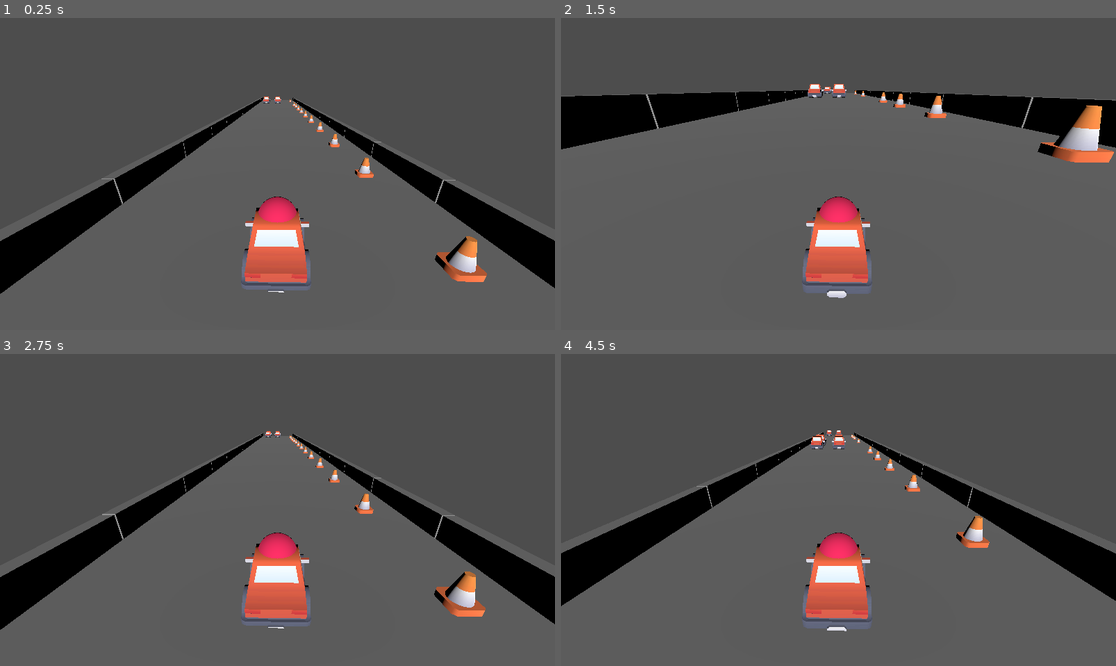
Above: before the commit, frames 1-4 (two rows, left to right).
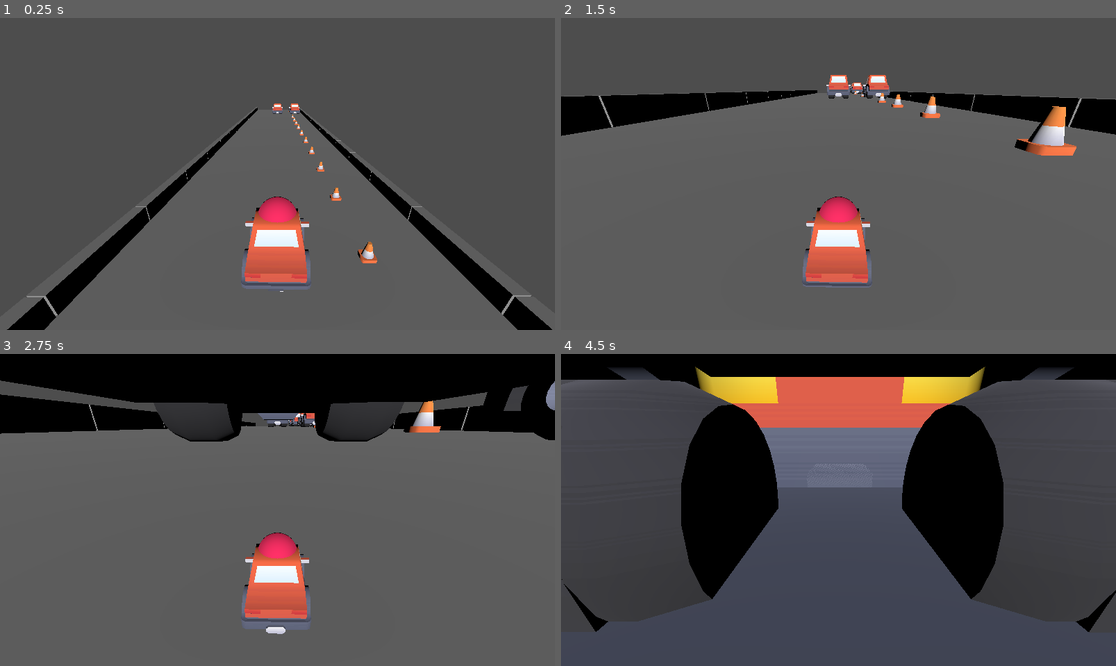
Above: after the commit, the same moments.

Repository: Lojikick/sexy_car_game
Game: Godot game, scene res://scenes/dummy_level.tscn
Two runs of this game, one before a commit and one after it. Both use one fixed random seed, a clock stepped at 60 frames per second and the inputs below. This scene is started directly instead of the project's main scene.
Inputs (mouse positions are in pixels of both pictures, inside the frame that each line leads up to):
- Up to frame 1 (0.25 s): no input
- Up to frame 2 (1.5 s): tap Enter (ui_accept) at 0.5, 0.77 s; move the mouse to (866, 174) at 0.52 s; hold Up (ui_up) from 0.53 s (still down); tap E (switch) at 0.6, 1.35 s; move the mouse to (810, 174) at 1.27 s
- Up to frame 3 (2.75 s): keep holding Up (ui_up); tap Enter (ui_accept) at 1.52 s; move the mouse to (288, 503) at 2.02 s; tap E (switch) at 2.1 s
- Up to frame 4 (4.5 s): keep holding Up (ui_up); move the mouse to (832, 516) at 2.77 s; tap E (switch) at 2.85, 3.6, 4.35 s; tap Enter (ui_accept) at 3.02, 3.77 s; move the mouse to (877, 513) at 3.52 s; move the mouse to (794, 506) at 4.27 s

The runs differ from the first frame. In frame 1, 14% of the frame differs, in the area x 0-100%, y 25-100%; in frame 2, 5.0%; in frame 3, 33%; in frame 4, 73%, in the area x 0-100%, y 0-100%.

Commit message:
Integrated COllision Changes

Diff:
--- a/car_collide.tscn
+++ b/car_collide.tscn
@@ -3,7 +3,7 @@
 [ext_resource type="PackedScene" uid="uid://cuxcx7jbhvet" path="res://assets/kenny_car_assets/sedan.glb" id="1_ip844"]
 
 [sub_resource type="BoxShape3D" id="BoxShape3D_1rqvy"]
-size = Vector3(0.840454, 1, 1.71411)
+size = Vector3(0.840454, 1.21985, 1.71411)
 
 [sub_resource type="BoxShape3D" id="BoxShape3D_0naoy"]
 size = Vector3(1.27673, 1.28247, 0.17041)
@@ -20,11 +20,22 @@
 transform = Transform3D(1, 0, 0, 0, 1, 0, 0, 0, 1, 0.00461817, 0.216101, -0.0262103)
 
 [node name="CollisionShape3D2" type="CollisionShape3D" parent="CharacterBody3D/Wheel Collider"]
-transform = Transform3D(0.170344, 0, 0, 0, 0.308137, 0, 0, 0, 0.308137, 0.865484, -0.00203359, -0.00293469)
+transform = Transform3D(0.295634, 0, 0, 0, 0.308137, 0, 0, 0, 0.308137, 0.865484, -0.0216683, -0.00293469)
 shape = SubResource("BoxShape3D_1rqvy")
 
 [node name="CollisionShape3D" type="CollisionShape3D" parent="CharacterBody3D/Wheel Collider"]
-transform = Transform3D(0.174974, 0, 0, 0, 0.308137, 0, 0, 0, 0.308137, 0.032369, 0, -0.029145)
+transform = Transform3D(0.276083, 0, 0, 0, 0.308137, 0, 0, 0, 0.308137, 0.032369, -0.014237, -0.029145)
+shape = SubResource("BoxShape3D_1rqvy")
+
+[node name="Wheel Collider" type="Area3D" parent="CharacterBody3D/Wheel Collider" groups=["car"]]
+transform = Transform3D(1, 0, 0, 0, 1, 0, 0, 0, 1, 0.00461817, -0.00653562, 1.39831)
+
+[node name="CollisionShape3D2" type="CollisionShape3D" parent="CharacterBody3D/Wheel Collider/Wheel Collider"]
+transform = Transform3D(0.295634, 0, 0, 0, 0.308137, 0, 0, 0, 0.308137, 0.865484, -0.0216683, -0.00293469)
+shape = SubResource("BoxShape3D_1rqvy")
+
+[node name="CollisionShape3D" type="CollisionShape3D" parent="CharacterBody3D/Wheel Collider/Wheel Collider"]
+transform = Transform3D(0.276083, 0, 0, 0, 0.308137, 0, 0, 0, 0.308137, 0.032369, -0.014237, -0.029145)
 shape = SubResource("BoxShape3D_1rqvy")
 
 [node name="Big collider" type="Area3D" parent="CharacterBody3D" groups=["car"]]
--- a/cone_collide.tscn
+++ b/cone_collide.tscn
@@ -11,17 +11,18 @@
 size = Vector3(0.527763, 0.588013, 0.52301)
 
 [node name="Cone" type="CharacterBody3D"]
+transform = Transform3D(1, 0, 0, 0, 1, 0, 0, 0, 1, 0, -0.249181, 0)
 collision_layer = 4
 collision_mask = 4
 
 [node name="Area3D" type="Area3D" parent="." groups=["cone"]]
-transform = Transform3D(1, 0, 0, 0, 1, 0, 0, 0, 1, 0.421648, 0.478221, 0.0710492)
+transform = Transform3D(1.24142, 0, 0, 0, 1.24142, 0, 0, 0, 1.24142, 0.421648, 0.478221, 0.0710492)
+visible = false
 collision_layer = 4
 collision_mask = 4
 
 [node name="MeshInstance3D" type="MeshInstance3D" parent="Area3D"]
 transform = Transform3D(0.10234, 0, 0, 0, 0.60469, 0, 0, 0, 0.670626, -0.0264331, -0.175485, 0.0146409)
-visible = false
 mesh = SubResource("BoxMesh_k173h")
 skeleton = NodePath("../CollisionShape3D")
 
--- a/modules/module_b.tscn
+++ b/modules/module_b.tscn
@@ -11,7 +11,7 @@
 [node name="Ref_Module" parent="." instance=ExtResource("1_7einb")]
 
 [node name="Collidable_Car2" parent="." instance=ExtResource("3_w5484")]
-transform = Transform3D(-6, 0, 0.00219852, 0, 6, 0, -0.00219852, 0, -6, -13.6224, 0, 3.62907)
+transform = Transform3D(-10, 0, 0.00366362, 0, 10, 0, -0.00366362, 0, -10, 0.12122, 0, 3.62907)
 
 [node name="Collidable_Car3" parent="." instance=ExtResource("3_w5484")]
-transform = Transform3D(-6, 0, 0.00219852, 0, 6, 0, -0.00219852, 0, -6, 0.326813, 0, 3.62907)
+transform = Transform3D(-10, 0, 0.00366362, 0, 10, 0, -0.00366362, 0, -10, 22.8787, 0, 3.62907)
--- a/modules/ref_module.tscn
+++ b/modules/ref_module.tscn
@@ -13,7 +13,7 @@
 points = PackedVector3Array(-0.5, -0.5, -0.5, 0.5, 0.5, 0.5, 0.5, -0.5, 0.5, 0.5, 0.5, -0.5, -0.5, 0.5, 0.5, 0.5, -0.5, -0.5, -0.5, -0.5, 0.5, -0.5, 0.5, -0.5)
 
 [node name="Ref_Module" type="Node3D"]
-transform = Transform3D(2.13383, 0, 0, 0, 1, 0, 0, 0, 1.70334, 0, 0, 0)
+transform = Transform3D(2.88953, 0, 0, 0, 1, 0, 0, 0, 1.70334, 0, 0, 0)
 
 [node name="Area3D" type="Area3D" parent="." groups=["module"]]
 
--- a/scenes/dummy_level.tscn
+++ b/scenes/dummy_level.tscn
@@ -42,7 +42,7 @@
 transform = Transform3D(1, 0, 0, 0, 0.930437, 0.366453, 0, -0.366453, 0.930437, 0, 4.64983, 5.59964)
 
 [node name="Player" type="CharacterBody3D" parent="."]
-transform = Transform3D(1, 0, 0, 0, 1, 0, 0, 0, 1, 0, 0.574896, 0)
+transform = Transform3D(1.9, 0, 0, 0, 1.9, 0, 0, 0, 1.9, 0, 0.574896, 0)
 collision_layer = 2
 collision_mask = 3
 script = ExtResource("4_m0aui")
@@ -87,7 +87,7 @@
 transform = Transform3D(1, 0, 0, 0, 0.923358, 0.383941, 0, -0.383941, 0.923358, 0, 3.47649, 4.3534)
 
 [node name="level_barrier" type="Area3D" parent="." groups=["level_end"]]
-transform = Transform3D(1, 0, 0, 0, 1, 0, 0, 0, 1, 0, -0.414635, 7.45843)
+transform = Transform3D(1, 0, 0, 0, 1, 0, 0, 0, 1, 0, -0.414635, 9.61453)
 script = ExtResource("8_7rvd1")
 
 [node name="CollisionShape3D" type="CollisionShape3D" parent="level_barrier"]
--- a/scripts/car.gd
+++ b/scripts/car.gd
@@ -54,7 +54,7 @@
 		target_scale = Vector3(0.05, 0.05, 0.05)
 
 	else:
-		target_scale = Vector3(1.0, 1.0, 1.0)
+		target_scale = Vector3(1.9, 1.9, 1.9)
 
 
 	#animate the scale:
